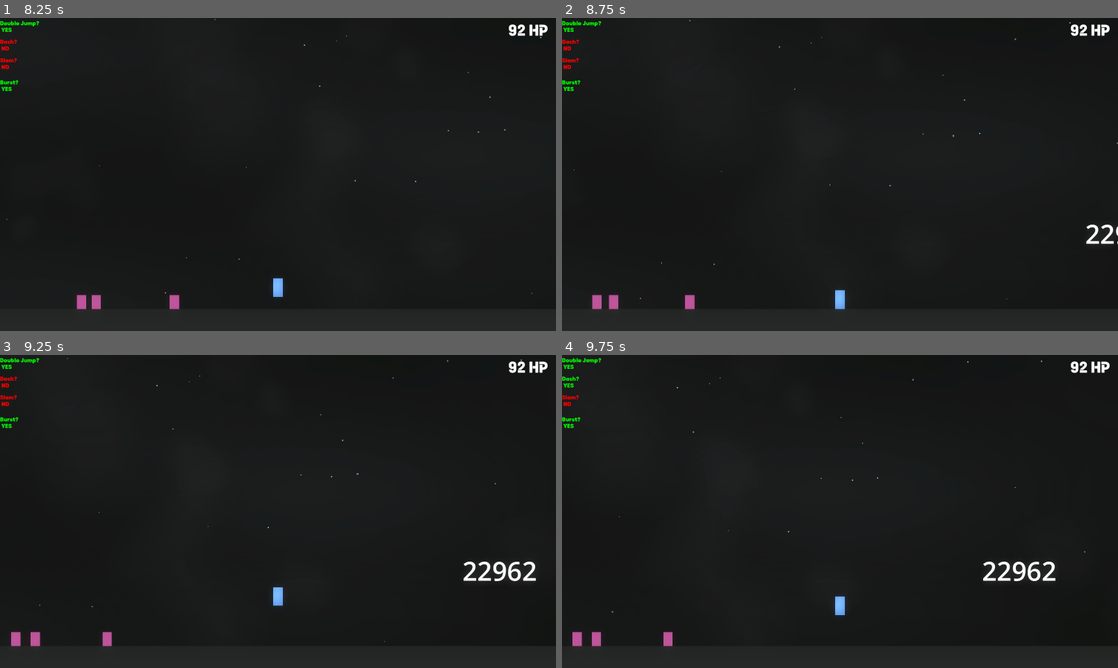
Above: before the commit, frames 1-4 (two rows, left to right).
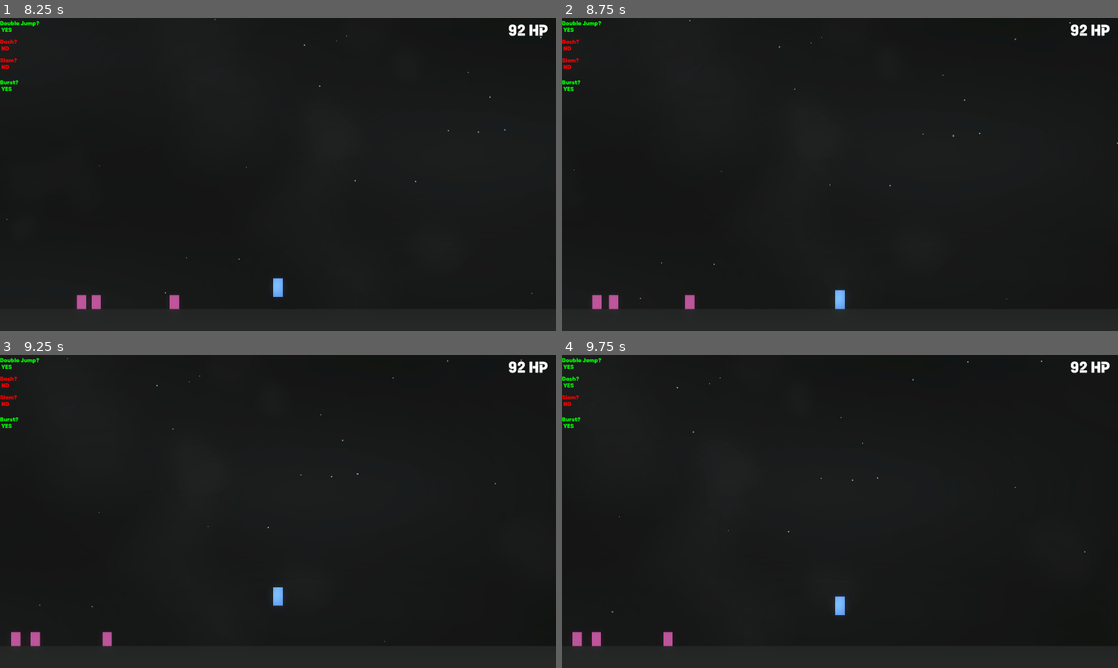
Above: after the commit, the same moments.

Repository: HeroHunterIguess/untitled-wip-game
Game: Godot game, scene res://scenes/worlds/main_world.tscn
Same seed, same stepped clock (60 frames per second), same inputs: the game is played once before the commit and once after it.
Inputs (mouse positions are in pixels of both pictures, inside the frame that each line leads up to):
- Up to frame 1 (8.25 s): tap Enter at 0.5, 2.75 s; move the mouse to (400, 158) at 0.52 s; hold D (right) 0.53-2.03 s; tap E (air_freeze) at 0.6, 3.6, 6.6 s; tap Space (double jump) at 0.77, 1.25, 1.52, 3.02, 3.77, 4.52, 6.02, 6.77, 7.52 s; move the mouse to (166, 190) at 1.27 s; tap F (burst_slot) at 1.35, 4.35, 7.35 s; move the mouse to (333, 105) at 2.02 s; hold A (left) 2.03-2.78 s; tap Shift (dash) at 2.1, 5.1, 8.1 s; move the mouse to (250, 237) at 2.77 s; hold D (right) 2.78-4.28 s; click (250, 237) at 2.85 s; move the mouse to (444, 221) at 3.52 s; move the mouse to (111, 127) at 4.27 s; hold A (left) 4.28-5.03 s; move the mouse to (305, 174) at 5.02 s; hold D (right) 5.03-5.78 s; move the mouse to (194, 96) at 5.77 s; hold A (left) 5.78-7.28 s; click (194, 96) at 5.85 s; move the mouse to (400, 158) at 6.52 s; move the mouse to (166, 190) at 7.27 s; hold D (right) from 7.28 s (still down); move the mouse to (333, 105) at 8.02 s
- Up to frame 2 (8.75 s): keep holding D (right)
- Up to frame 3 (9.25 s): keep holding D (right); move the mouse to (250, 574) at 8.77 s; click (250, 574) at 8.85 s; tap Space (double jump) at 9.02 s
- Up to frame 4 (9.75 s): move the mouse to (1006, 558) at 9.52 s; release D (right) at 9.53 s; hold A (left) from 9.53 s (still down); tap E (air_freeze) at 9.6 s

Frame 1 is identical in both runs. In frame 2, 0.2% of the frame differs, in the area x 94-100%, y 66-73%; in frame 3, 0.4%; in frame 4, 0.4%, in the area x 75-89%, y 66-73%.

Commit message:
create base upgrade menu

Diff:
--- /dev/null
+++ b/scenes/menus/upgrade_menu.tscn
@@ -0,0 +1,20 @@
+[gd_scene format=3 uid="uid://b42cqrahu04by"]
+
+[ext_resource type="Texture2D" uid="uid://t4u1iarf7l71" path="res://art/backgrounds/background.png" id="1_j4pd8"]
+
+[node name="upgrade_menu" type="CanvasLayer" unique_id=75080340]
+
+[node name="Background" type="Sprite2D" parent="." unique_id=209718088]
+modulate = Color(2.5329797, 2.5329797, 2.5329797, 1)
+position = Vector2(960.00006, 428.00003)
+scale = Vector2(0.29999998, 0.29444447)
+texture = ExtResource("1_j4pd8")
+
+[node name="Label" type="Label" parent="." unique_id=2114032475]
+offset_left = 548.0
+offset_top = 152.0
+offset_right = 1372.0
+offset_bottom = 216.0
+theme_override_font_sizes/font_size = 40
+text = "Level up!"
+horizontal_alignment = 1
--- a/scenes/worlds/main_world.tscn
+++ b/scenes/worlds/main_world.tscn
@@ -137,11 +137,3 @@
 scale_amount_min = 0.5
 scale_amount_max = 1.75
 color = Color(1, 1, 1, 0.05490196)
-
-[node name="Label" type="Label" parent="." unique_id=1054513886]
-offset_left = 4290.0
-offset_top = 254.0
-offset_right = 5172.0
-offset_bottom = 576.0
-theme_override_font_sizes/font_size = 90
-text = "22962"
